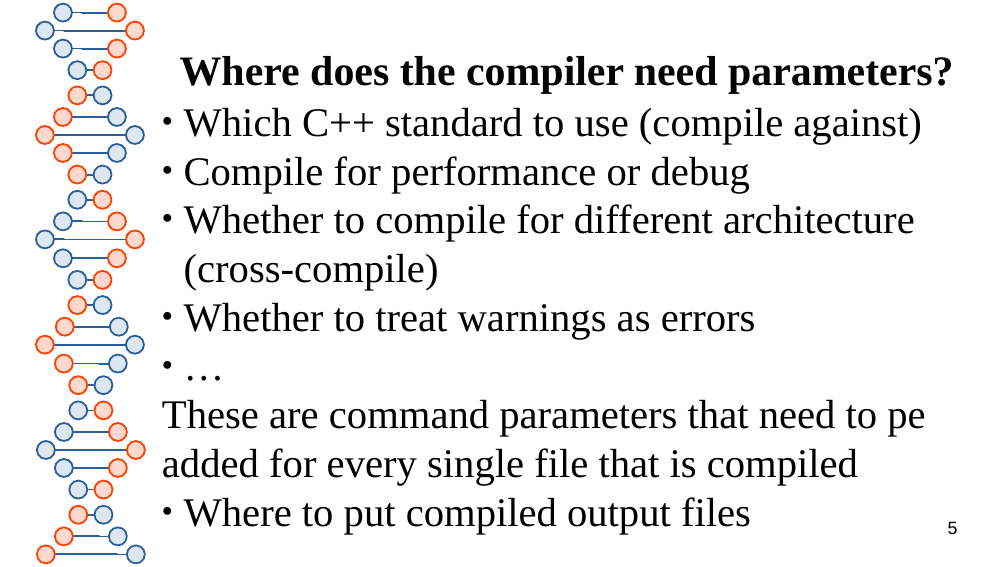
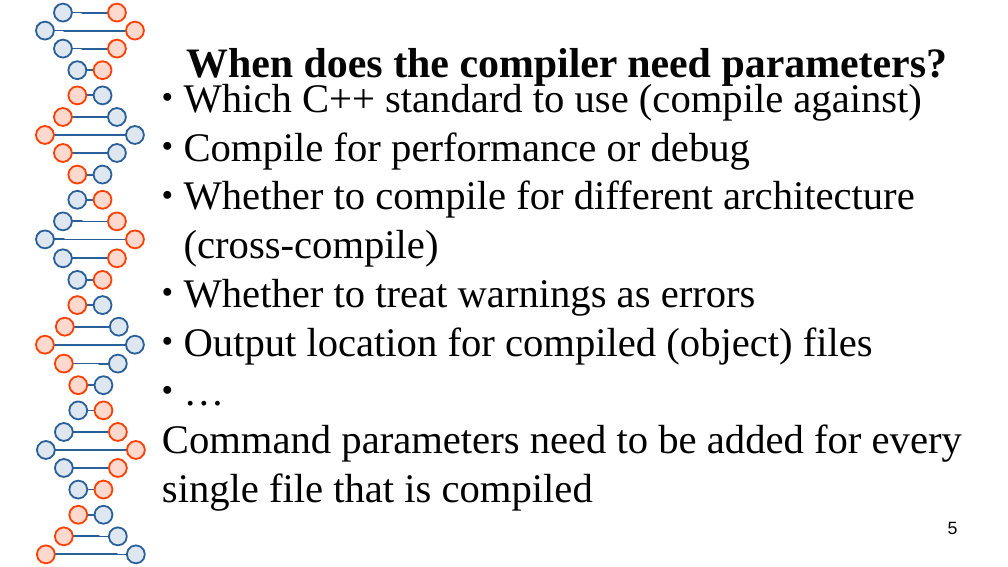
Before and after one commit to kingkybel/Transfer, a slide deck: slide 5 of CMakeTutorial/CMakeLecture.odp. Drawn at 1008x567 pixels with LibreOffice and Linux fonts; fonts in the diff are those of the drawing. Boxes give left, top, right and bottom in pixels: in the first picture for what was removed or moved away, otherwise in the second. Text is boxed around its words. In the diff, an @@ line names an element or a change of style, - is before the commit and + after.

```diff
--- a/CMakeTutorial/CMakeLecture.odp
+++ b/CMakeTutorial/CMakeLecture.odp
@@ title at (x1=186, y1=48, x2=948, y2=86): text changed @@
-Where does the compiler need parameters?
+When does the compiler need parameters?
@@ subtitle "Which C++ standard to use ..." moved from (x1=162, y1=107, x2=925, y2=534) to (x1=162, y1=80, x2=962, y2=510) @@
@@ subtitle at (x1=184, y1=327, x2=873, y2=364): paragraph added @@
+● Output location for compiled (object) files
@@ subtitle at (x1=162, y1=424, x2=962, y2=510): text changed @@
-These are command parameters that need to pe added for every single file that is compiled
-● Where to put compiled output files
+Command parameters need to be added for every single file that is compiled
```
Also in this commit, not shown: 4 other slides changed, 24 other files.
